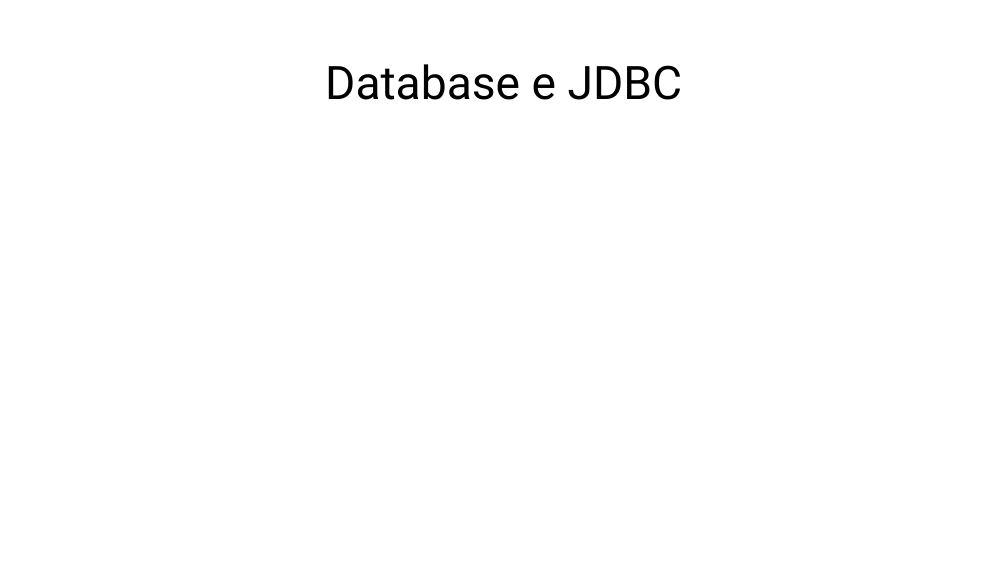
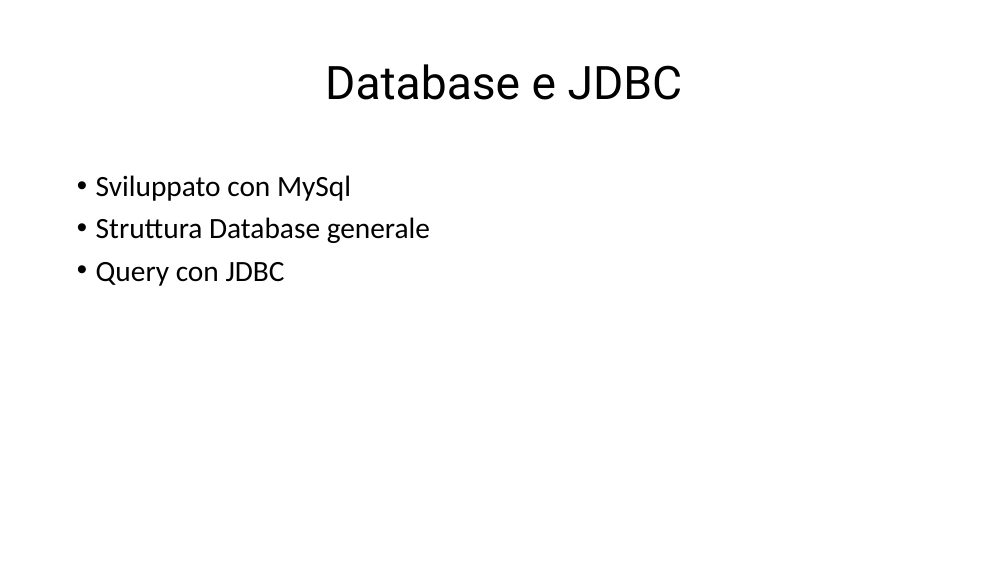
Before and after one commit to giuliobosco/domotics, a slide deck: slide 8 of presentation/domotics presentation.pptx. Drawn at 1008x567 pixels with LibreOffice and Linux fonts; fonts in the diff are those of the drawing. Boxes give left, top, right and bottom in pixels: in the first picture for what was removed or moved away, otherwise in the second. Text is boxed around its words. In the diff, an @@ line names an element or a change of style, - is before the commit and + after.

```diff
--- a/presentation/domotics presentation.pptx
+++ b/presentation/domotics presentation.pptx
@@ text added at bbox=[96, 175, 430, 286], 28 pt, text #000000 @@
+• Sviluppato con MySql
+• Struttura Database generale
+• Query con JDBC
```
Also in this commit, not shown: 4 other slides changed.
